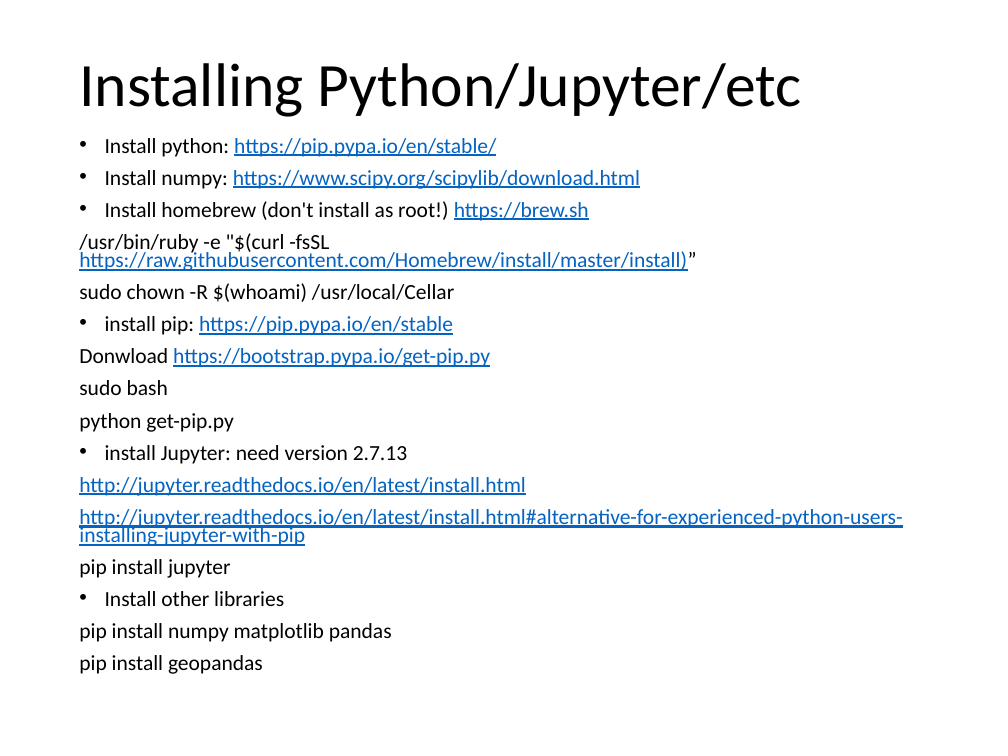
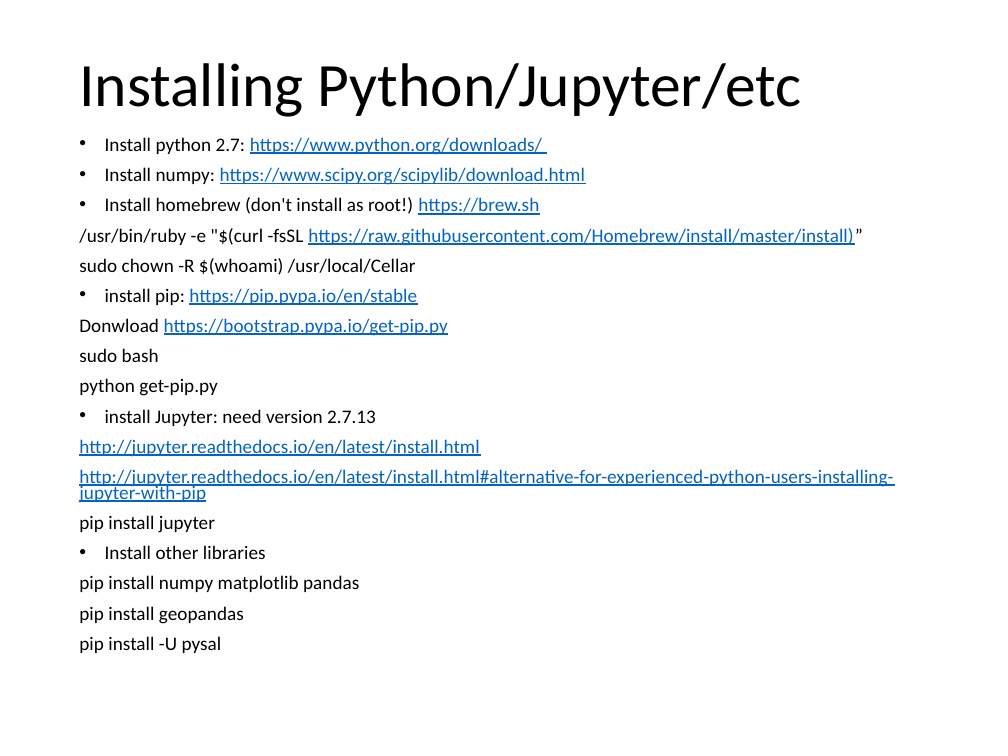
Before and after one commit to julianafreire/ACMSummerSchool2017, a slide deck: slide 2 of lab-data-exploration.pptx. Drawn at 1008x756 pixels with LibreOffice and Linux fonts; fonts in the diff are those of the drawing. Boxes give left, top, right and bottom in pixels: in the first picture for what was removed or moved away, otherwise in the second. Text is boxed around its words. In the diff, an @@ line names an element or a change of style, - is before the commit and + after.

```diff
--- a/lab-data-exploration.pptx
+++ b/lab-data-exploration.pptx
@@ text at <box>105,137,542,155</box>: text changed; size 15.4 to 13.8 pt @@
-• Install python: https://pip.pypa.io/en/stable/
+• Install python 2.7: https://www.python.org/downloads/
@@ text at <box>79,167,893,624</box>: size 15.4 to 13.8 pt @@
@@ text at <box>79,636,222,653</box>: paragraph added @@
+pip install -U pysal
```
Also in this commit, not shown: 3 other slides changed, 1 slide added, 40 slides removed, 4 other files.
